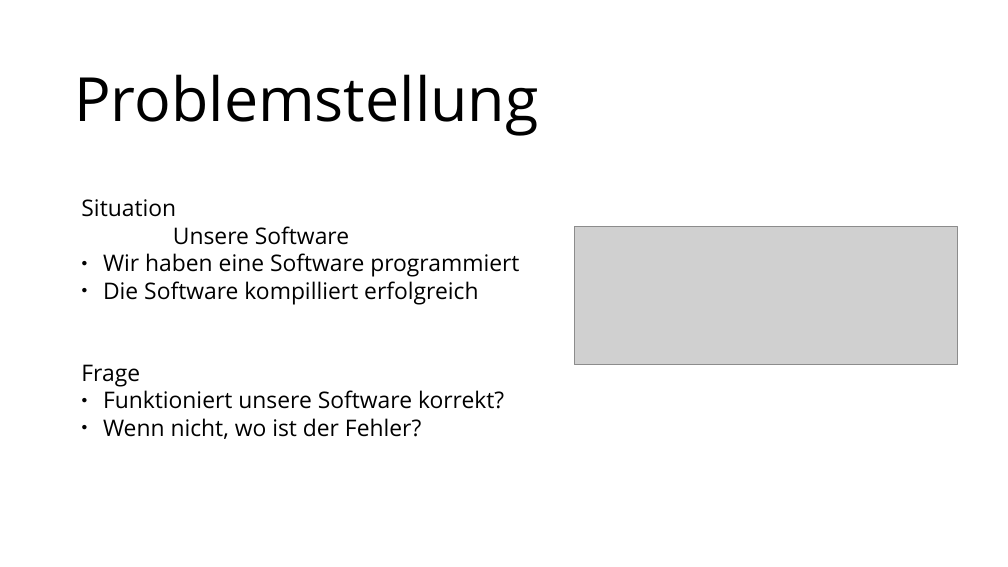
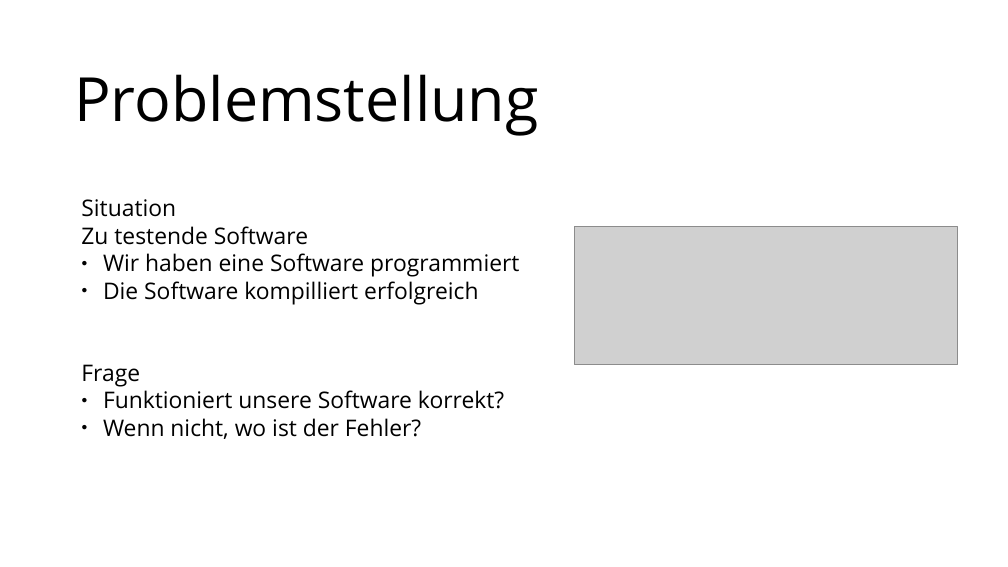
Before and after one commit to MoritzGoeckel/QuickCheck_Experiments, a slide deck: slide 2 of Praesentation.odp. Drawn at 1008x567 pixels with LibreOffice and Linux fonts; fonts in the diff are those of the drawing; grey boxes stand for pictures. Boxes give left, top, right and bottom in pixels: in the first picture for what was removed or moved away, otherwise in the second. Text is boxed around its words. In the diff, an @@ line names an element or a change of style, - is before the commit and + after.

```diff
--- a/Praesentation.odp
+++ b/Praesentation.odp
@@ text at (x1=81, y1=199, x2=308, y2=245): text changed @@
-Situation Unsere Software
+Situation Zu testende Software
```
Also in this commit, not shown: 3 other slides changed, 1 slide added, 1 slide removed, 7 other files.
